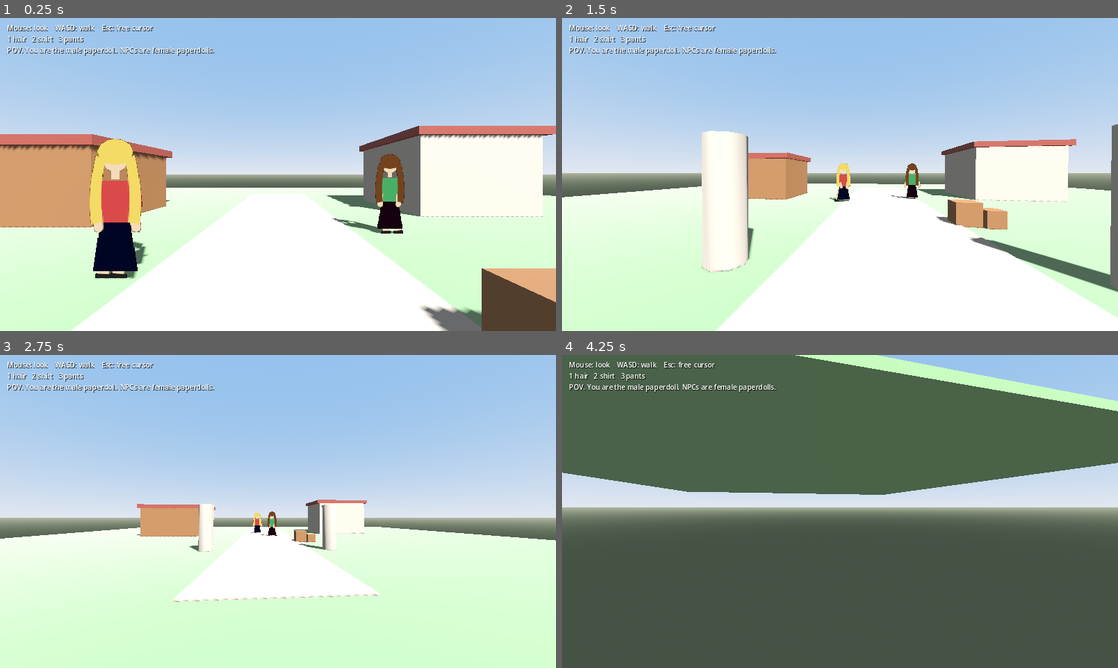
Above: before the commit, frames 1-4 (two rows, left to right).
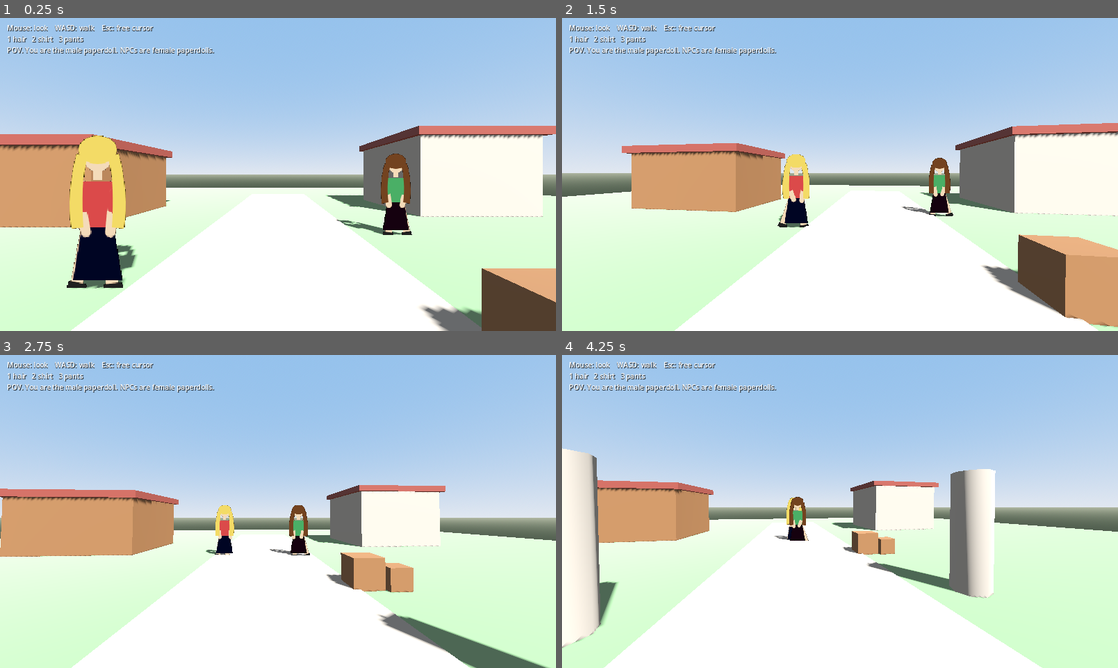
Above: after the commit, the same moments.

Repository: Fred4R/paperdoll-25d
Game: Godot game, scene res://scenes/main.tscn
The game is run twice, just before and just after one commit, with the same random seed, the same clock (stepped at 60 frames per second) and the same inputs.
Inputs (mouse positions are in pixels of both pictures, inside the frame that each line leads up to):
- Up to frame 1 (0.25 s): no input
- Up to frame 2 (1.5 s): move the mouse to (867, 174) at 0.52 s; hold W (move_forward) from 0.53 s (still down); tap 1 (cycle_hair) at 0.6 s; move the mouse to (812, 174) at 1.27 s; tap 3 (cycle_pants) at 1.35 s
- Up to frame 3 (2.75 s): keep holding W (move_forward); move the mouse to (289, 505) at 2.02 s; tap 2 (cycle_shirt) at 2.1 s
- Up to frame 4 (4.25 s): keep holding W (move_forward); move the mouse to (834, 517) at 2.77 s; tap 1 (cycle_hair) at 2.85 s; move the mouse to (878, 514) at 3.52 s; tap 3 (cycle_pants) at 3.6 s

The runs differ from the first frame. In frame 1, 5.5% of the frame differs, in the area x 12-75%, y 37-87%; in frame 2, 22%; in frame 3, 27%; in frame 4, 89%, in the area x 0-100%, y 0-100%.

Commit message:
Set walk speed to a normal adult pace

Diff:
--- a/scenes/main.tscn
+++ b/scenes/main.tscn
@@ -115,7 +115,7 @@
 hair_style = 0
 shirt_style = 0
 pants_style = 0
-move_speed = 5.5
+move_speed = 1.4
 
 [node name="NPC1" parent="." instance=ExtResource("1_char")]
 transform = Transform3D(1, 0, 0, 0, 1, 0, 0, 0, 1, -2.5, 0.1, 1.5)
@@ -124,7 +124,7 @@
 hair_style = 0
 shirt_style = 1
 pants_style = 0
-move_speed = 2.2
+move_speed = 1.15
 
 [node name="NPC2" parent="." instance=ExtResource("1_char")]
 transform = Transform3D(1, 0, 0, 0, 1, 0, 0, 0, 1, 3.2, 0.1, -1.0)
@@ -133,7 +133,7 @@
 hair_style = 1
 shirt_style = 2
 pants_style = 1
-move_speed = 1.8
+move_speed = 1.2
 
 [node name="HUD" type="CanvasLayer" parent="."]
 
--- a/scripts/character_3d.gd
+++ b/scripts/character_3d.gd
@@ -1,7 +1,7 @@
 extends CharacterBody3D
 ## 3D body. Paperdoll is a Y-billboard. The local player looks through a head camera.
 
-@export var move_speed: float = 5.0
+@export var move_speed: float = 1.4
 @export var gravity: float = 18.0
 @export var is_player: bool = false
 @export var female: bool = false
@@ -25,6 +25,8 @@
 	if paperdoll and paperdoll.has_method("set_look"):
 		paperdoll.set_look(hair_style, shirt_style, pants_style, female)
 	if is_player:
+		# Own billboard stays in the world (same system as NPCs) but is not drawn
+		# into this camera, or the Y-billboard fills the view.
 		sprite.layers = 2
 		camera.current = true
 		camera.cull_mask = camera.cull_mask & ~2
